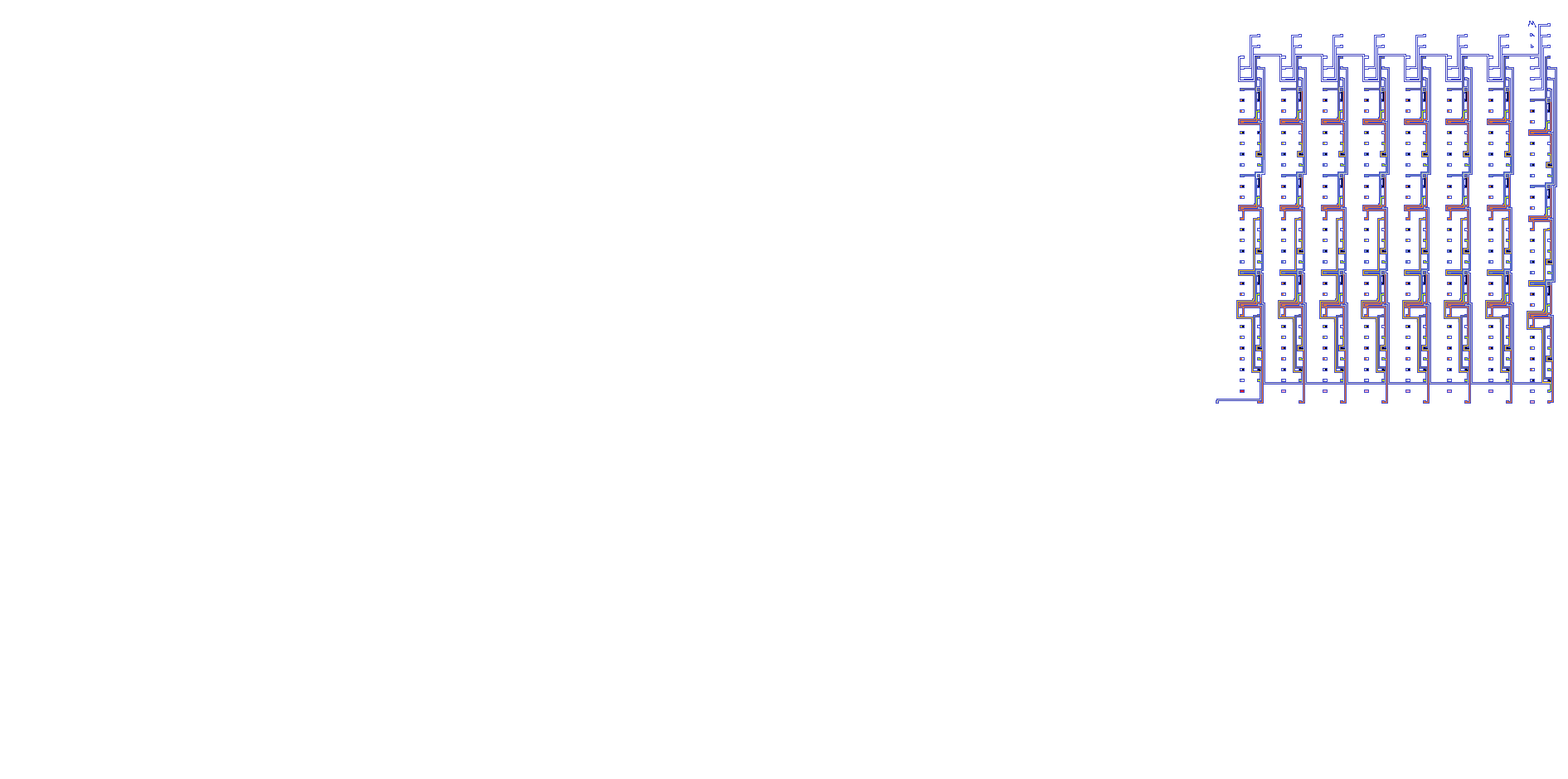
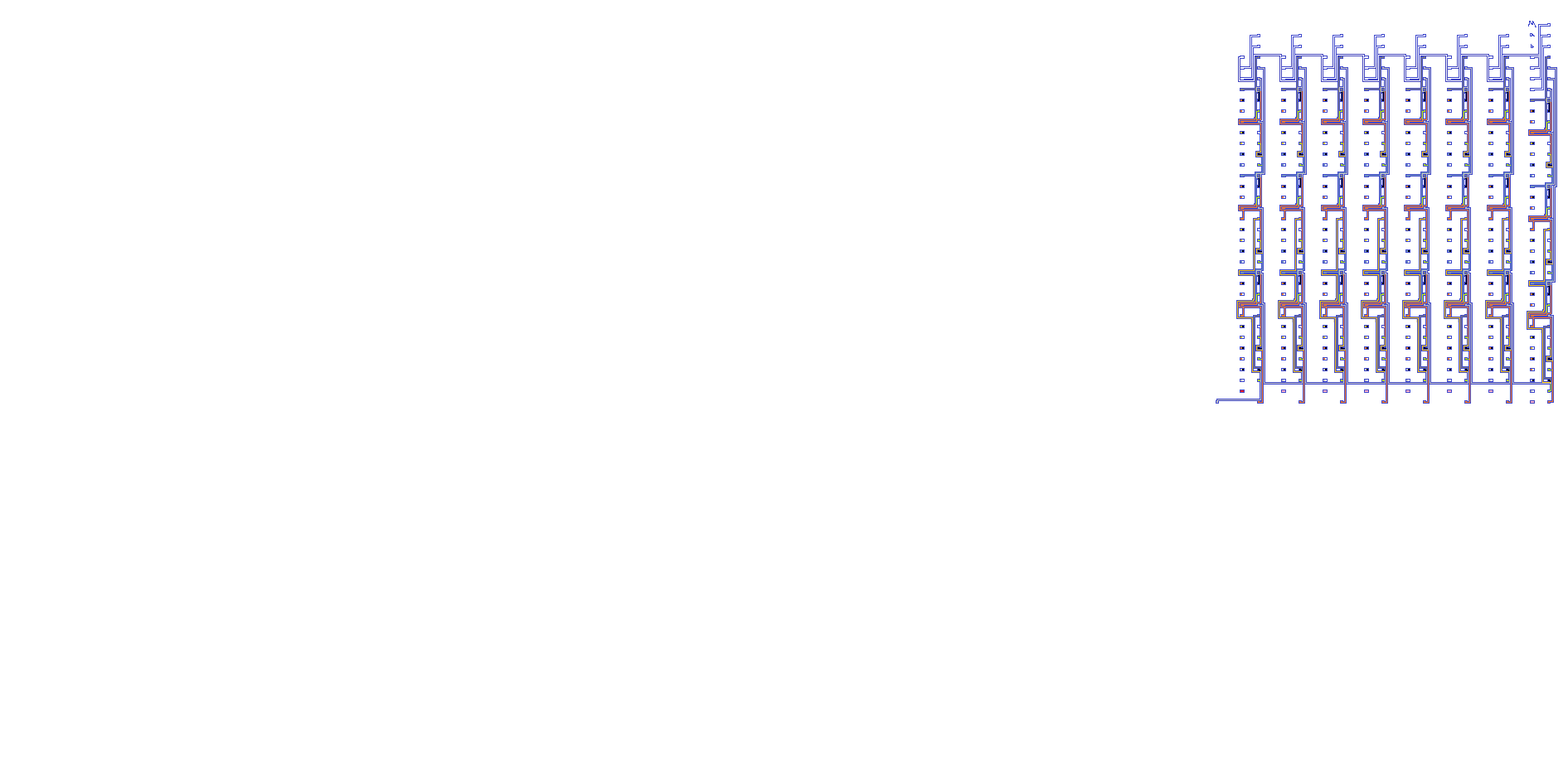
Before/after of a 1568 × 779 layered artwork. What changed in the layer stack:
moved "Layer 2" above "Background copy", painted on it over [1256, 131, 1265, 179]